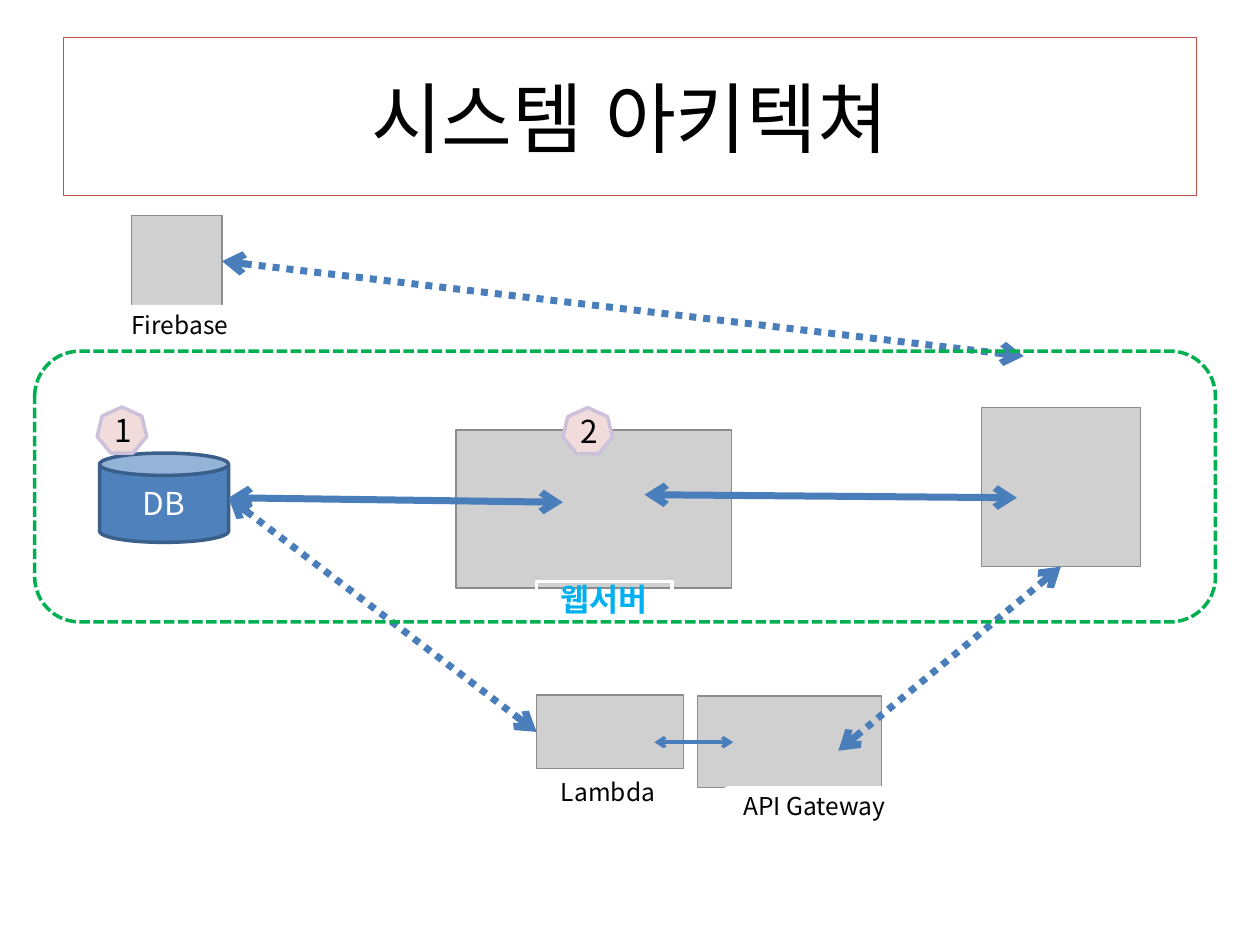
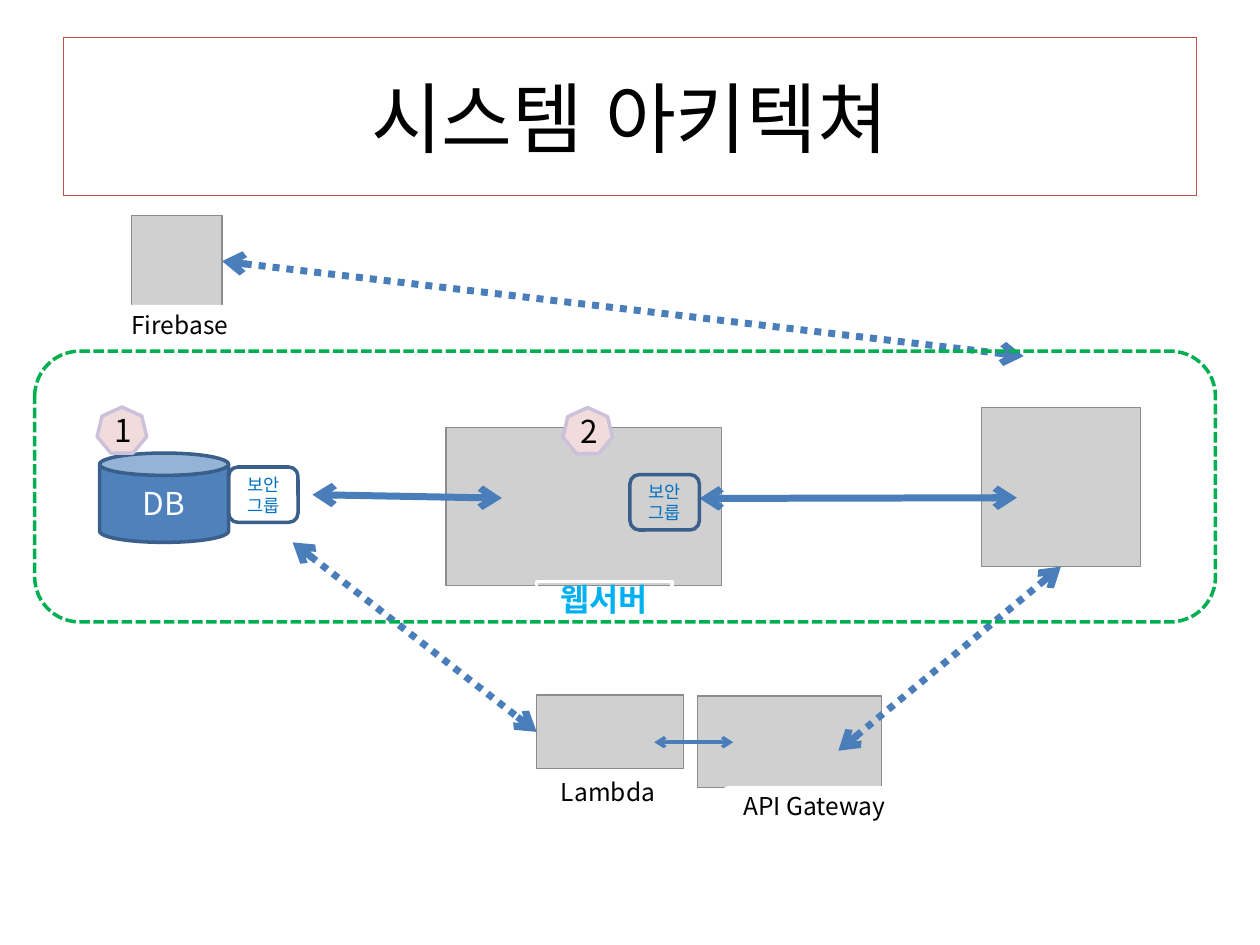
Before and after one commit to tuxxon/android_dev_lecture, a slide deck: slide 12 of 01.안드로이드 모바일 앱 개발-백엔드-안국환.pptx (slide 10 before the commit). Drawn at 1260x945 pixels with LibreOffice and Linux fonts; fonts in the diff are those of the drawing; grey boxes stand for pictures. Boxes give left, top, right and bottom in pixels: in the first picture for what was removed or moved away, otherwise in the second. Text is boxed around its words. In the diff, an @@ line names an element or a change of style, - is before the commit and + after.

```diff
--- a/01.안드로이드 모바일 앱 개발-백엔드-안국환.pptx
+++ b/01.안드로이드 모바일 앱 개발-백엔드-안국환.pptx
@@ picture: place and size @@
-picture at box(456, 430, 732, 587)
+picture at box(446, 428, 722, 586)
@@ rounded rectangle added at box(228, 467, 297, 523), outline #3A5F8C 2 pt, 10 pt, text #0070C0 @@
+보안그룹
@@ rounded rectangle added at box(630, 475, 699, 530), outline #3A5F8C 2 pt, 10 pt, text #0070C0 @@
+보안그룹
@@ double arrow moved from (228, 498) - (563, 503) to (312, 495) - (501, 498) @@
@@ double arrow moved from (645, 495) - (1017, 498) to (699, 499) - (1017, 498) @@
@@ double arrow moved from (228, 498) - (537, 732) to (292, 542) - (537, 732) @@
```
Also in this commit, not shown: 3 slides added.
